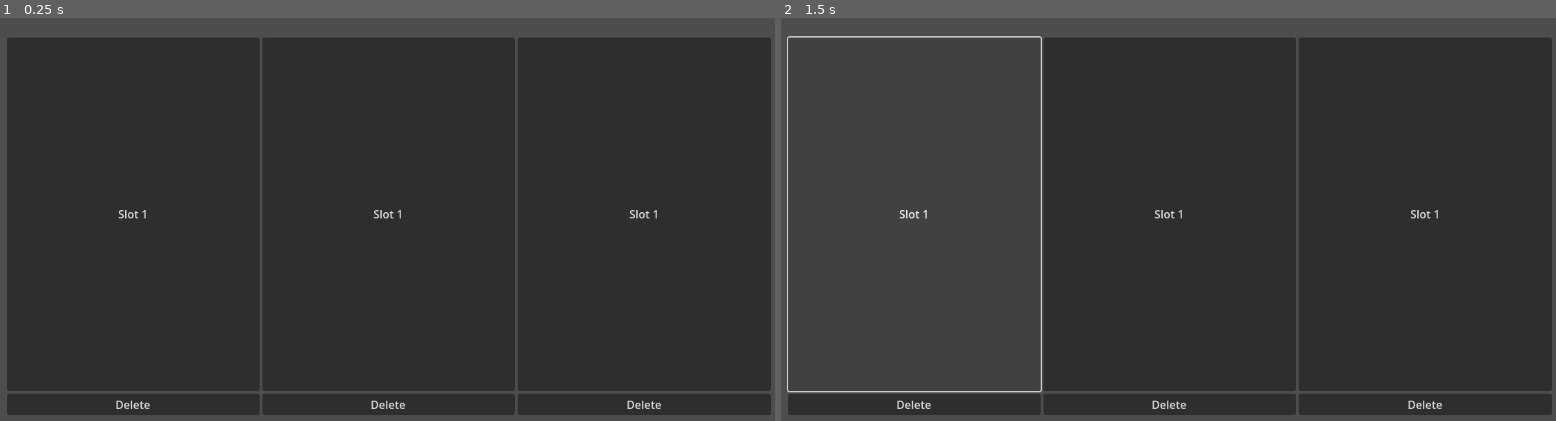
Above: before the commit, frames 1-2 (left to right).
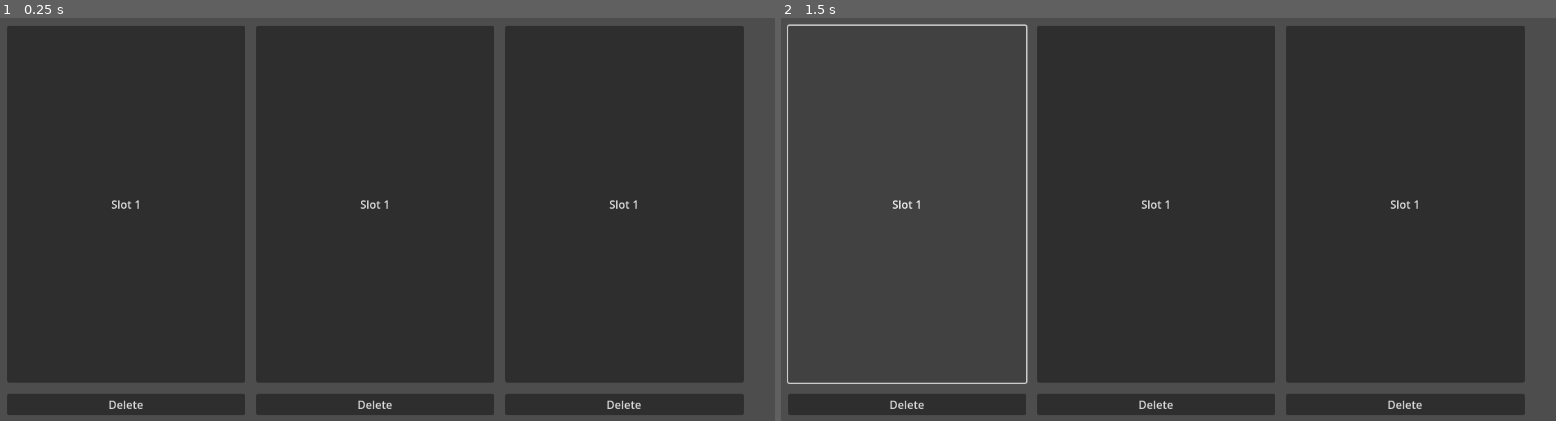
Above: after the commit, the same moments.

Repository: DeerTears/Godot-UI-Jam
Game: Godot game, scene res://screens/save_slots.tscn
Two runs of this game, one before a commit and one after it. Both use one fixed random seed, a clock stepped at 60 frames per second and the inputs below.
Inputs:
- Up to frame 1 (0.25 s): no input
- Up to frame 2 (1.5 s): click "Slot 1" at 0.5 s; click "Slot 1" at 1.25 s

The runs differ from the first frame. In frame 1, 11% of the frame differs, in the area x 0-100%, y 1-99%; in frame 2, 9.4%.

Commit message:
Add file save and delete with confirm dialog

Diff:
--- /dev/null
+++ b/screens/save_slot/popup_confirm.gd
@@ -0,0 +1,30 @@
+class_name PopupConfirm
+extends Popup
+
+
+enum REASONS {
+	DELETE_CONFIRM
+}
+
+@export var reason: REASONS
+@export var slot: int
+
+signal ok_pressed(slot_affected)
+
+func _ready():
+	hide()
+	about_to_popup.connect(update_text.bind(reason))
+	$MarginContainer/Panel/OK.pressed.connect(
+		func():
+			ok_pressed.emit(slot)
+			hide()
+	)
+	$MarginContainer/Panel/Cancel.pressed.connect(
+		func():
+			hide()
+	)
+
+func update_text(_reason: REASONS) -> void:
+	match _reason:
+		REASONS.DELETE_CONFIRM:
+			$MarginContainer/Panel/Text.text = "File in slot %s will be deleted. Proceed?" % [slot]
--- /dev/null
+++ b/screens/save_slot/save_slot_button.gd
@@ -0,0 +1,11 @@
+class_name SaveLoadDeleteButton
+extends Button
+
+enum FUNCTIONS {
+	SAVE,
+	LOAD,
+	DELETE
+}
+
+@export_range(1, 3) var slot: int = 1
+@export var function: FUNCTIONS = FUNCTIONS.SAVE
--- a/screens/save_slots.tscn
+++ b/screens/save_slots.tscn
@@ -1,6 +1,8 @@
-[gd_scene load_steps=2 format=3 uid="uid://51gll6sde7ao"]
+[gd_scene load_steps=4 format=3 uid="uid://51gll6sde7ao"]
 
 [ext_resource type="Script" path="res://screens/save_slots_screen.gd" id="1_gn6dx"]
+[ext_resource type="Script" path="res://screens/save_slot/save_slot_button.gd" id="2_p3vpn"]
+[ext_resource type="Script" path="res://screens/save_slot/popup_confirm.gd" id="3_2l12q"]
 
 [node name="SaveLoadScreen" type="Control"]
 custom_minimum_size = Vector2(55, 55)
@@ -8,14 +10,12 @@
 anchors_preset = 15
 anchor_right = 1.0
 anchor_bottom = 1.0
-offset_top = 17.0
-offset_right = 39.0
 grow_horizontal = 2
 grow_vertical = 2
 size_flags_horizontal = 4
 script = ExtResource("1_gn6dx")
 
-[node name="H" type="HBoxContainer" parent="."]
+[node name="Slots" type="HBoxContainer" parent="."]
 layout_mode = 1
 anchors_preset = 15
 anchor_right = 1.0
@@ -26,45 +26,127 @@
 offset_bottom = -43.0
 grow_horizontal = 2
 grow_vertical = 2
+theme_override_constants/separation = 16
 
-[node name="V1" type="VBoxContainer" parent="H"]
+[node name="V1" type="VBoxContainer" parent="Slots"]
 layout_mode = 2
 size_flags_horizontal = 3
+theme_override_constants/separation = 16
 
-[node name="Slot" type="Button" parent="H/V1"]
+[node name="Save" type="Button" parent="Slots/V1"]
 layout_mode = 2
 size_flags_vertical = 3
 text = "Slot 1"
+script = ExtResource("2_p3vpn")
 
-[node name="Delete" type="Button" parent="H/V1"]
+[node name="Delete" type="Button" parent="Slots/V1"]
 layout_mode = 2
 size_flags_vertical = 8
 text = "Delete"
+script = ExtResource("2_p3vpn")
+function = 2
 
-[node name="V2" type="VBoxContainer" parent="H"]
+[node name="V2" type="VBoxContainer" parent="Slots"]
 layout_mode = 2
 size_flags_horizontal = 3
+theme_override_constants/separation = 16
 
-[node name="Slot" type="Button" parent="H/V2"]
+[node name="Save" type="Button" parent="Slots/V2"]
 layout_mode = 2
 size_flags_vertical = 3
 text = "Slot 1"
+script = ExtResource("2_p3vpn")
+slot = 2
 
-[node name="Delete" type="Button" parent="H/V2"]
+[node name="Delete" type="Button" parent="Slots/V2"]
 layout_mode = 2
 size_flags_vertical = 8
 text = "Delete"
+script = ExtResource("2_p3vpn")
+slot = 2
+function = 2
 
-[node name="V3" type="VBoxContainer" parent="H"]
+[node name="V3" type="VBoxContainer" parent="Slots"]
 layout_mode = 2
 size_flags_horizontal = 3
+theme_override_constants/separation = 16
 
-[node name="Slot" type="Button" parent="H/V3"]
+[node name="Save" type="Button" parent="Slots/V3"]
 layout_mode = 2
 size_flags_vertical = 3
 text = "Slot 1"
+script = ExtResource("2_p3vpn")
+slot = 3
 
-[node name="Delete" type="Button" parent="H/V3"]
+[node name="Delete" type="Button" parent="Slots/V3"]
 layout_mode = 2
 size_flags_vertical = 8
 text = "Delete"
+script = ExtResource("2_p3vpn")
+slot = 3
+function = 2
+
+[node name="PopupDelete" type="Popup" parent="."]
+title = "???"
+initial_position = 1
+size = Vector2i(600, 300)
+visible = true
+script = ExtResource("3_2l12q")
+
+[node name="MarginContainer" type="MarginContainer" parent="PopupDelete"]
+anchors_preset = 15
+anchor_right = 1.0
+anchor_bottom = 1.0
+grow_horizontal = 2
+grow_vertical = 2
+theme_override_constants/margin_left = 16
+theme_override_constants/margin_top = 16
+theme_override_constants/margin_right = 16
+theme_override_constants/margin_bottom = 16
+
+[node name="Panel" type="Control" parent="PopupDelete/MarginContainer"]
+layout_mode = 2
+
+[node name="Notice" type="Label" parent="PopupDelete/MarginContainer/Panel"]
+layout_mode = 1
+offset_right = 70.0
+offset_bottom = 23.0
+text = "Warning!"
+
+[node name="Text" type="Label" parent="PopupDelete/MarginContainer/Panel"]
+layout_mode = 1
+anchors_preset = 8
+anchor_left = 0.5
+anchor_top = 0.5
+anchor_right = 0.5
+anchor_bottom = 0.5
+offset_left = -149.5
+offset_top = -11.5
+offset_right = 149.5
+offset_bottom = 11.5
+grow_horizontal = 2
+grow_vertical = 2
+text = "File in slot %s will be deleted. Proceed?"
+
+[node name="OK" type="Button" parent="PopupDelete/MarginContainer/Panel"]
+layout_mode = 1
+anchors_preset = 2
+anchor_top = 1.0
+anchor_bottom = 1.0
+offset_top = -31.0
+offset_right = 31.0
+grow_vertical = 0
+text = "OK"
+
+[node name="Cancel" type="Button" parent="PopupDelete/MarginContainer/Panel"]
+layout_mode = 1
+anchors_preset = 3
+anchor_left = 1.0
+anchor_top = 1.0
+anchor_right = 1.0
+anchor_bottom = 1.0
+offset_left = -60.0
+offset_top = -31.0
+grow_horizontal = 0
+grow_vertical = 0
+text = "Cancel"
--- a/screens/save_slots_screen.gd
+++ b/screens/save_slots_screen.gd
@@ -1,7 +1,48 @@
 ## Handles saving and loading files from the player's game.s
 extends Control
 
+const FIRST := 0
+
 func _ready() -> void:
-	for child in $H.get_children():
-		for button in child.get_child(0).get_children():
-			button.pressed.connect(Callable(self, "on_button_pressed"))
+	for slot in $Slots.get_children():
+		for button in slot.get_children():
+			button.pressed.connect(
+				Callable(self, "on_button_pressed").bind(
+					button.slot, button.function
+				)
+			)
+	$PopupDelete.ok_pressed.connect(on_confirm_delete)
+
+func save_file(slot: int) -> void:
+	FileAccess.open(
+		"user://game_%s.save" % [slot], FileAccess.WRITE
+	).store_string(
+		"hi! %s" % [Time.get_unix_time_from_system()]
+	)
+
+func on_button_pressed(slot: int, function: SaveLoadDeleteButton.FUNCTIONS) -> void:
+	match function:
+		SaveLoadDeleteButton.FUNCTIONS.SAVE:
+			save_file(slot)
+		SaveLoadDeleteButton.FUNCTIONS.LOAD:
+			load_file(slot)
+		SaveLoadDeleteButton.FUNCTIONS.DELETE:
+			confirm_delete(slot)
+
+func confirm_delete(slot: int) -> void:
+	$PopupDelete.reason = $PopupDelete.REASONS.DELETE_CONFIRM
+	$PopupDelete.slot = slot
+	$PopupDelete.popup()
+
+func on_confirm_delete(slot: int) -> void:
+	delete_file(slot)
+
+func delete_file(slot: int) -> void:
+	var path: String = "user://game_%s.save" % [slot]
+	if FileAccess.file_exists(path):
+		OS.move_to_trash(ProjectSettings.globalize_path(path))
+	else:
+		push_warning("file %s did not exist, no action taken" % [slot])
+
+func load_file(slot: int) -> void:
+	pass
